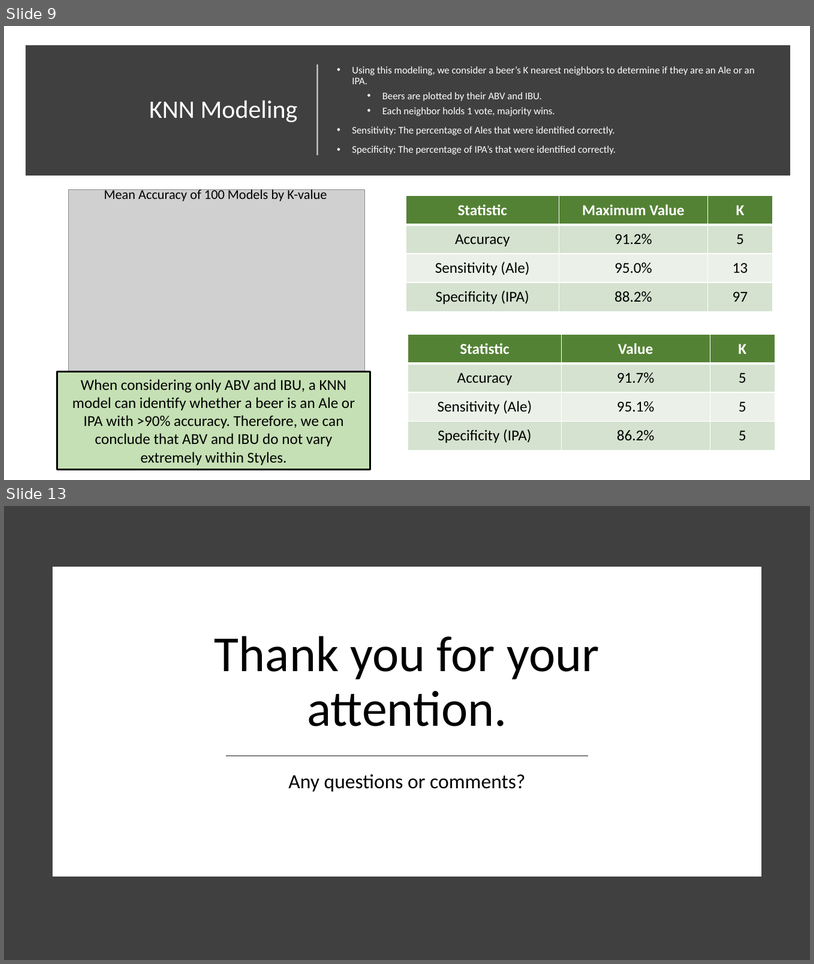
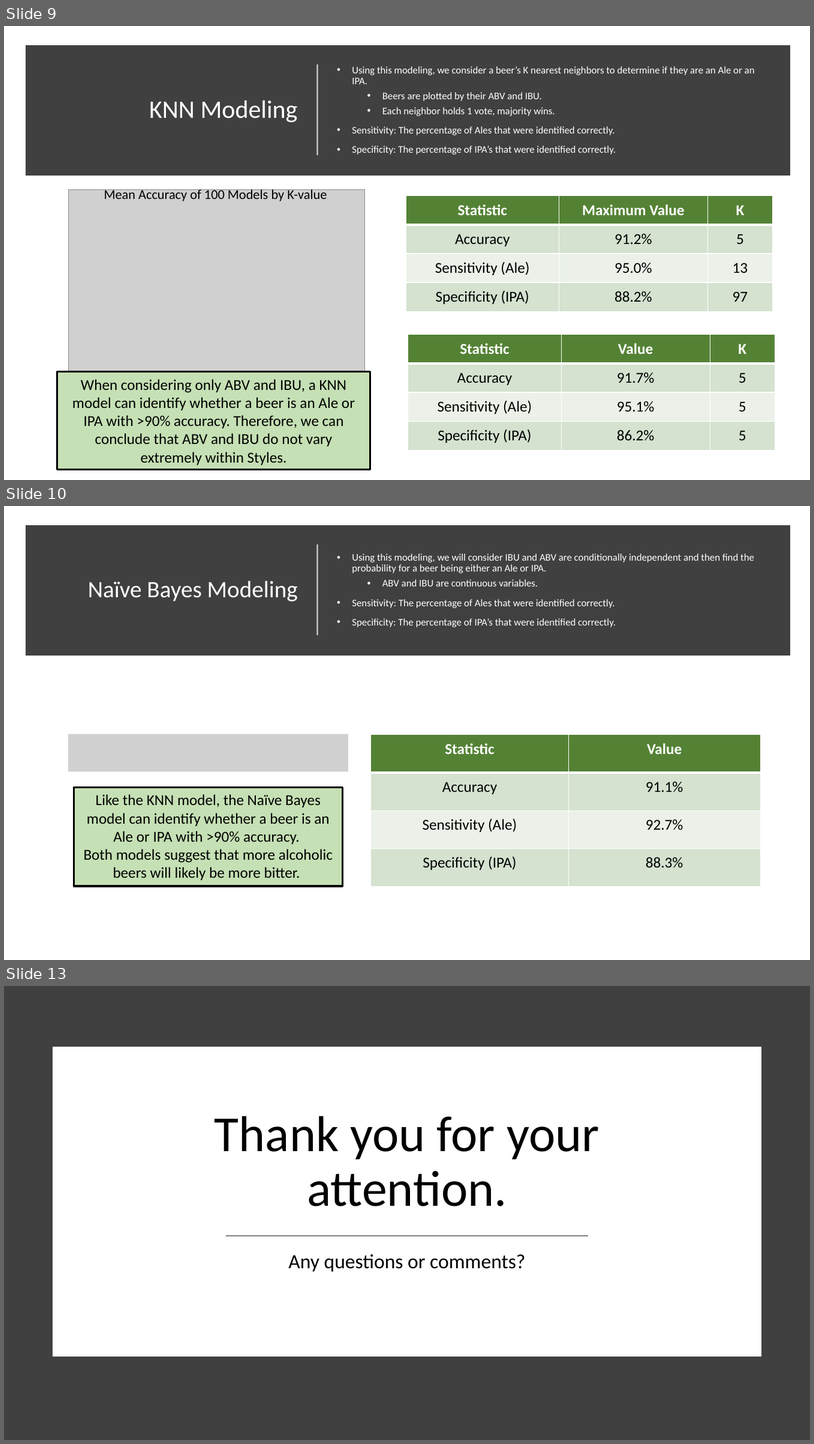
Before and after one commit to ericlaigaie/Case-Study-01, a slide deck: EDA_Presentation.pptx. Shown one above the other, each under a label of ours: slides 9 and 13 before the commit, slides 9, 10 and 13 after it; the slides between them are not shown. The pictures are 814x964 and 814x1444 pixels, drawn with LibreOffice and Linux fonts; fonts in the diff are those of the drawing; grey boxes stand for pictures. Boxes give left, top, right and bottom in pixels: in the first picture for what was removed or moved away, otherwise in the second. Text is boxed around its words. In the diff, an @@ line names an element or a change of style, - is before the commit and + after.

```diff
--- a/EDA_Presentation.pptx
+++ b/EDA_Presentation.pptx
@@ slide 10 added at (x1=4, y1=506, x2=810, y2=960), background #FFFFFF @@
@@ rectangle added at (x1=30, y1=529, x2=787, y2=652), fill #404040, outline #404040 10 pt @@
@@ line added from (317, 636) to (317, 545), #FFFFFF 1.5 pt @@
@@ text added at (x1=352, y1=553, x2=755, y2=627), 12 pt, text #FFFFFF @@
+• Using this modeling, we will consider IBU and ABV are conditionally independent and then find the probability for a beer being either an Ale or IPA.
+  • ABV and IBU are continuous variables.
+• Sensitivity: The percentage of Ales that were identified correctly.
+• Specificity: The percentage of IPA’s that were identified correctly.
@@ title added at (x1=88, y1=580, x2=298, y2=601), 28 pt, text #FFFFFF @@
+Naïve Bayes Modeling
@@ picture added at (x1=68, y1=734, x2=348, y2=772) @@
@@ table added at (x1=371, y1=735, x2=761, y2=886), 4 rows, 2 columns @@
+Statistic | Value
+Accuracy | 91.1%
+Sensitivity (Ale) | 92.7%
+Specificity (IPA) | 88.3%
@@ rectangle added at (x1=74, y1=787, x2=343, y2=886), fill #C5E0B4, outline #000000 2.25 pt, 18 pt, text #000000 @@
+Like the KNN model, the Naïve Bayes model can identify whether a beer is an Ale or IPA with >90% accuracy.
+Both models suggest that more alcoholic beers will likely be more bitter.
```
Also in this commit, not shown: 2 slides changed, 1 slide removed.
